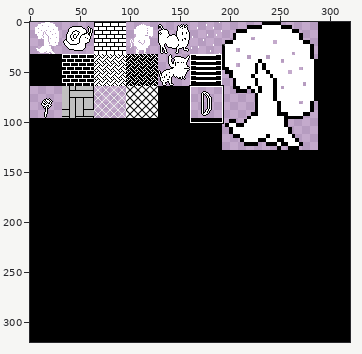
One commit to this sprite sheet: assets/protoTiles.png. Above: a wide view before the commit, with the close-up outlined.
Close-up. Before:
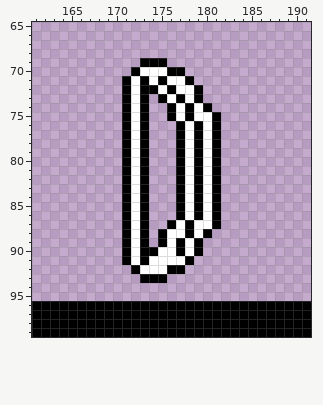
The file is 320x320 pixels. Colours within 5 levels of each other are drawn and written as one. Shown: x 161..191, y 65..99.
Once edited:
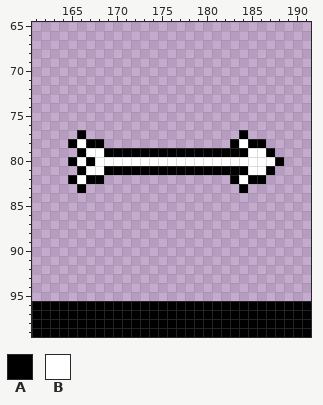
Palette (. is transparent): A #000000  B #ffffff
What changed:
There is now colour A in row 77 at x 166 and 184; in row 78 at x 165, 167 to 168, 183 and 185 to 186; in row 79 at x 166, 169 to 170, 174 to 176, 182 to 184 and 187; in row 80 at x 165, 167 and 188; in row 81 at x 166, 169 to 170, 174 to 176, 182 to 184 and 187; in row 82 at x 165, 167 to 168, 183 and 185 to 186.
There is now colour A in row 83 at x 166 and 184.
The edit turns colour B into colour A in row 79 at x 172, 178 and 180; in row 81 at x 172, 178 and 180.
There is now colour B in row 78 at x 166 and 184; in row 79 at x 167 to 168 and 185 to 186; in row 80 at x 166, 168 to 170, 174 to 176 and 182 to 187; in row 81 at x 167 to 168 and 185 to 186; in row 82 at x 166 and 184.
The edit turns colour A into colour B in row 80 at x 171, 173, 177, 179 and 181.
Colour A is gone in row 69 at x 173 to 175; in row 70 at x 172 and 176 to 177; in row 71 at x 171, 173, 175 and 178; in row 72 at x 171, 173 to 174, 176 and 179; in row 73 at x 171, 173, 175, 177 and 179; in row 74 at x 171, 173, 176, 178 and 180.
Colour A is gone in row 75 at x 171, 173, 176, 178 and 181; in rows 76 to 78 at x 171, 173, 177, 179 and 181; in rows 82 to 86 at x 171, 173, 177, 179 and 181; in row 87 at x 171, 173, 176, 178 and 181; in row 88 at x 171, 173, 175, 178 and 180; in row 89 at x 171, 173, 175, 177 and 179.
Colour A is gone in row 90 at x 171, 173 to 174, 177 and 179; in row 91 at x 171, 173 and 178; in row 92 at x 172 and 176 to 177; in row 93 at x 173 to 175.
Colour B is gone in row 70 at x 173 to 175; in row 71 at x 172, 174 and 176 to 177; in row 72 at x 172, 175 and 177 to 178; in row 73 at x 172, 176 and 178; in row 74 at x 172, 177 and 179; in row 75 at x 172, 177 and 179 to 180.
Colour B is gone in rows 76 to 78 at x 172, 178 and 180; in rows 82 to 86 at x 172, 178 and 180; in row 87 at x 172, 177 and 179 to 180; in row 88 at x 172, 176 to 177 and 179; in row 89 at x 172, 176 and 178; in row 90 at x 172, 175 to 176 and 178.
Colour B is gone in row 91 at x 172 and 174 to 177; in row 92 at x 173 to 175.
Pixel boxes of the changes (left, top, right, bottom) in both close-ups:
changed: (68, 58, 284, 283)
